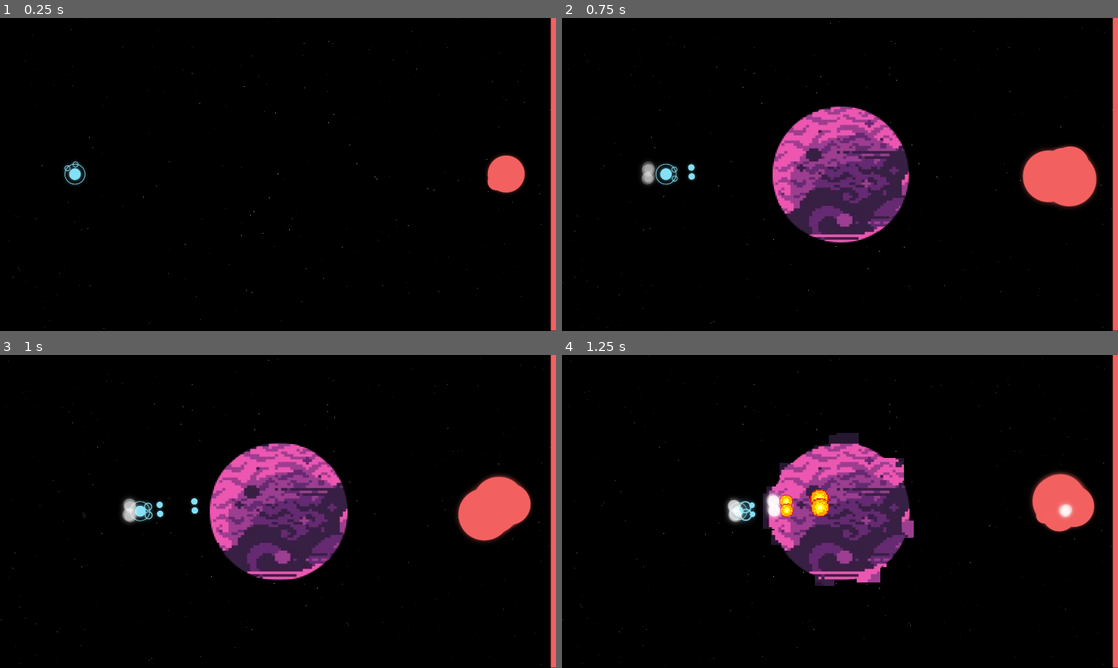
Above: before the commit, frames 1-4 (two rows, left to right).
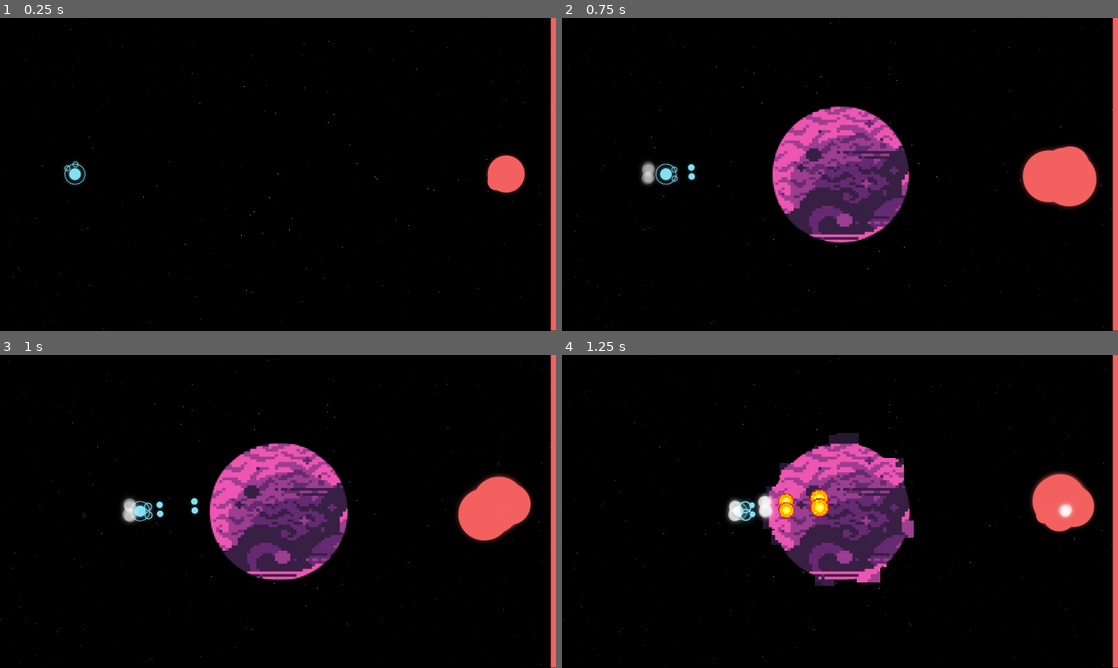
Above: after the commit, the same moments.

Repository: SAM2WOW/ProjectDanmaku
Game: Godot game, scene res://scenes/Main.tscn
The game is run twice, just before and just after one commit, with the same random seed, the same clock (stepped at 60 frames per second) and the same inputs. The engine's default icon, where the game draws it, is replaced by a stand-in: a white triangle on a blue panel in a dark square.
Inputs (mouse positions are in pixels of both pictures, inside the frame that each line leads up to):
- Up to frame 1 (0.25 s): no input
- Up to frame 2 (0.75 s): tap Enter at 0.5 s; move the mouse to (962, 158) at 0.52 s; press the mouse at (962, 158) at 0.53 s; hold D (move_right) from 0.53 s (still down)
- Up to frame 3 (1 s): keep holding D (move_right)
- Up to frame 4 (1.25 s): keep holding D (move_right)

Frames 1-3 are identical in both runs. In frame 4, 0.5% of the frame differs, in the area x 29-49%, y 42-54%.

Commit message:
Added firing positions to all styles

Diff:
--- a/objects/characters/Boss.tscn
+++ b/objects/characters/Boss.tscn
@@ -1,10 +1,9 @@
-[gd_scene load_steps=33 format=2]
+[gd_scene load_steps=31 format=2]
 
 [ext_resource path="res://objects/characters/Boss.gd" type="Script" id=1]
 [ext_resource path="res://icon.png" type="Texture" id=2]
 [ext_resource path="res://arts/pixelArt/pixel_angel_boss.png" type="Texture" id=3]
 [ext_resource path="res://arts/abstrastArt/boss.png" type="Texture" id=4]
-[ext_resource path="res://arts/3D/Angel_Idle_Sheet.png" type="Texture" id=5]
 [ext_resource path="res://scripts/AudioRandomizer.gd" type="Script" id=6]
 [ext_resource path="res://sounds/BossHit.wav" type="AudioStream" id=7]
 
@@ -59,64 +58,54 @@
 "speed": 5.0
 } ]
 
-[sub_resource type="AtlasTexture" id=19]
-flags = 4
-atlas = ExtResource( 5 )
-region = Rect2( 0, 0, 1080, 1080 )
+[sub_resource type="AtlasTexture" id=8]
+atlas = ExtResource( 3 )
+region = Rect2( 0, 0, 128, 128 )
 
-[sub_resource type="AtlasTexture" id=20]
-flags = 4
-atlas = ExtResource( 5 )
-region = Rect2( 1080, 0, 1080, 1080 )
+[sub_resource type="AtlasTexture" id=9]
+atlas = ExtResource( 3 )
+region = Rect2( 128, 0, 128, 128 )
 
-[sub_resource type="AtlasTexture" id=21]
-flags = 4
-atlas = ExtResource( 5 )
-region = Rect2( 2160, 0, 1080, 1080 )
+[sub_resource type="AtlasTexture" id=10]
+atlas = ExtResource( 3 )
+region = Rect2( 256, 0, 128, 128 )
 
-[sub_resource type="AtlasTexture" id=22]
-flags = 4
-atlas = ExtResource( 5 )
-region = Rect2( 3240, 0, 1080, 1080 )
+[sub_resource type="AtlasTexture" id=11]
+atlas = ExtResource( 3 )
+region = Rect2( 384, 0, 128, 128 )
 
-[sub_resource type="AtlasTexture" id=23]
-flags = 4
-atlas = ExtResource( 5 )
-region = Rect2( 4320, 0, 1080, 1080 )
+[sub_resource type="AtlasTexture" id=12]
+atlas = ExtResource( 3 )
+region = Rect2( 512, 0, 128, 128 )
 
-[sub_resource type="AtlasTexture" id=24]
-flags = 4
-atlas = ExtResource( 5 )
-region = Rect2( 5400, 0, 1080, 1080 )
+[sub_resource type="AtlasTexture" id=13]
+atlas = ExtResource( 3 )
+region = Rect2( 640, 0, 128, 128 )
 
-[sub_resource type="AtlasTexture" id=25]
-flags = 4
-atlas = ExtResource( 5 )
-region = Rect2( 6480, 0, 1080, 1080 )
+[sub_resource type="AtlasTexture" id=14]
+atlas = ExtResource( 3 )
+region = Rect2( 768, 0, 128, 128 )
 
-[sub_resource type="AtlasTexture" id=26]
-flags = 4
-atlas = ExtResource( 5 )
-region = Rect2( 7560, 0, 1080, 1080 )
+[sub_resource type="AtlasTexture" id=15]
+atlas = ExtResource( 3 )
+region = Rect2( 896, 0, 128, 128 )
 
-[sub_resource type="AtlasTexture" id=27]
-flags = 4
-atlas = ExtResource( 5 )
-region = Rect2( 8640, 0, 1080, 1080 )
+[sub_resource type="AtlasTexture" id=16]
+atlas = ExtResource( 3 )
+region = Rect2( 1024, 0, 128, 128 )
 
-[sub_resource type="AtlasTexture" id=28]
-flags = 4
-atlas = ExtResource( 5 )
-region = Rect2( 9720, 0, 1080, 1080 )
-
-[sub_resource type="AtlasTexture" id=29]
-flags = 4
-atlas = ExtResource( 5 )
-region = Rect2( 10800, 0, 1080, 1080 )
+[sub_resource type="AtlasTexture" id=17]
+atlas = ExtResource( 3 )
+region = Rect2( 1152, 0, 128, 128 )
 
 [sub_resource type="SpriteFrames" id=18]
 animations = [ {
-"frames": [ SubResource( 19 ), SubResource( 20 ), SubResource( 21 ), SubResource( 22 ), SubResource( 23 ), SubResource( 24 ), SubResource( 25 ), SubResource( 26 ), SubResource( 27 ), SubResource( 28 ), SubResource( 29 ) ],
+"frames": [ null, null, null, null, null, null, null, null, null, null, null ],
+"loop": true,
+"name": "New Anim",
+"speed": 8.0
+}, {
+"frames": [ SubResource( 8 ), SubResource( 9 ), SubResource( 10 ), SubResource( 11 ), SubResource( 12 ), SubResource( 13 ), SubResource( 14 ), SubResource( 15 ), SubResource( 16 ), SubResource( 17 ) ],
 "loop": true,
 "name": "default",
 "speed": 10.0
--- a/objects/characters/Player.gd
+++ b/objects/characters/Player.gd
@@ -17,6 +17,9 @@
 var holdTime = 0
 var maxHoldTime = 1.0;
 
+var is_created = false
+var chargeShot
+
 var bullet = preload("res://objects/weapons/PlayerBullet.tscn")
 var pixel_bullet = preload("res://arts/pixelArt/fireball.png")
 var bullet_properties = Global.player_bullet_properties[style];
@@ -28,12 +31,25 @@
 func _process(delta):
 	if (style == 2):
 		if Input.is_action_pressed("mouse_action"):
+			var dir = get_global_position().direction_to(get_global_mouse_position());
+			if !is_created:
+				is_created = true
+				chargeShot = bullet.instance()
+				get_parent().add_child(chargeShot);
+				chargeShot.get_node("CollisionShape2D").disabled = true
+				chargeShot.init_bullet(get_node("Style2").get_node("AnimatedSprite").get_node("3DShot").get_global_position(), dir, style);
+			chargeShot.set_global_position(get_node("Style2").get_node("AnimatedSprite").get_node("3DShot").get_global_position())
+			chargeShot.set_bullet_rotation(dir)
+			chargeShot.charge = holdTime / maxHoldTime
+			if holdTime > 1.0: chargeShot.charge = 1.0
 			var tween_values = [Color(1,1,1), Color(2,2,2)]
 			if holdTime >= maxHoldTime && (self.modulate == tween_values[0] || self.modulate == tween_values[1]):
 				$ReadyFlash.interpolate_property(self, "modulate", tween_values[1], tween_values[0], 1, Tween.TRANS_LINEAR)
 				$ReadyFlash.start()
 			holdTime += delta
 		if Input.is_action_just_released("mouse_action"):
+			is_created = false
+			chargeShot.queue_free()
 			$ReadyFlash.remove_all()
 			self.modulate = Color(1,1,1)
 			fire_bullet();
@@ -154,8 +170,7 @@
 
 
 func init_minimal_bullets():
-	var shotLocations = [Global.player];
-	shotLocations = get_tree().get_nodes_in_group('shots')
+	var shotLocations = get_tree().get_nodes_in_group('shots%d' % style)
 	for shot in shotLocations:
 		var b = bullet.instance()
 		get_parent().add_child(b);
--- a/objects/characters/Player.tscn
+++ b/objects/characters/Player.tscn
@@ -11,7 +11,6 @@
 [ext_resource path="res://sounds/AbstractBullet.wav" type="AudioStream" id=9]
 [ext_resource path="res://arts/ui/bosshealth.png" type="Texture" id=10]
 [ext_resource path="res://arts/abstrastArt/playercircle.png" type="Texture" id=11]
-[ext_resource path="res://arts/3D/Witch_3D_Flipped.png" type="Texture" id=12]
 
 [sub_resource type="Gradient" id=17]
 offsets = PoolRealArray( 0, 0.150838, 1 )
@@ -55,7 +54,7 @@
 
 [sub_resource type="SpriteFrames" id=15]
 animations = [ {
-"frames": [ ExtResource( 12 ) ],
+"frames": [ ExtResource( 6 ) ],
 "loop": true,
 "name": "default",
 "speed": 5.0
@@ -163,10 +162,10 @@
 
 [node name="FiringPositions" type="Node2D" parent="Style0/Icon"]
 
-[node name="LeftShot" type="Node2D" parent="Style0/Icon/FiringPositions" groups=["shots"]]
+[node name="LeftShot" type="Node2D" parent="Style0/Icon/FiringPositions" groups=["shots0"]]
 position = Vector2( 30, -15 )
 
-[node name="RightShot" type="Node2D" parent="Style0/Icon/FiringPositions" groups=["shots"]]
+[node name="RightShot" type="Node2D" parent="Style0/Icon/FiringPositions" groups=["shots0"]]
 position = Vector2( 30, 16 )
 
 [node name="TransEffect" type="CPUParticles2D" parent="Style0"]
@@ -190,7 +189,6 @@
 
 [node name="FireSound" type="AudioStreamPlayer2D" parent="Style0"]
 stream = ExtResource( 9 )
-bus = "Sound"
 script = ExtResource( 8 )
 pitch_low = 0.784
 ptch_high = 1.376
@@ -203,10 +201,12 @@
 position = Vector2( 0, -5 )
 scale = Vector2( 3, 3 )
 frames = SubResource( 8 )
-frame = 5
 speed_scale = 2.0
 playing = true
 script = ExtResource( 4 )
+
+[node name="PixelShot" type="Node2D" parent="Style1/AnimatedSprite" groups=["shots1"]]
+position = Vector2( -25, 0 )
 
 [node name="TransEffect" type="CPUParticles2D" parent="Style1"]
 position = Vector2( 0, -15 )
@@ -231,7 +231,6 @@
 
 [node name="FireSound" type="AudioStreamPlayer2D" parent="Style1"]
 stream = ExtResource( 7 )
-bus = "Sound"
 script = ExtResource( 8 )
 
 [node name="Style2" type="Node2D" parent="."]
@@ -242,6 +241,9 @@
 scale = Vector2( 0.137318, 0.137318 )
 frames = SubResource( 15 )
 script = ExtResource( 4 )
+
+[node name="3DShot" type="Node2D" parent="Style2/AnimatedSprite" groups=["shots2"]]
+position = Vector2( 589.872, -43.6942 )
 
 [node name="TransEffect" type="CPUParticles2D" parent="Style2"]
 position = Vector2( 0, -15 )
@@ -266,7 +268,6 @@
 
 [node name="FireSound" type="AudioStreamPlayer2D" parent="Style2"]
 stream = ExtResource( 7 )
-bus = "Sound"
 script = ExtResource( 8 )
 
 [node name="Style3" type="Node2D" parent="."]
@@ -275,8 +276,11 @@
 [node name="AnimatedSprite" type="AnimatedSprite" parent="Style3"]
 scale = Vector2( 0.526513, 0.526513 )
 frames = SubResource( 29 )
-frame = 4
+frame = 8
 playing = true
+
+[node name="CollageShot" type="Node2D" parent="Style3/AnimatedSprite" groups=["shots3"]]
+position = Vector2( -140, 0 )
 
 [node name="TransEffect" type="CPUParticles2D" parent="Style3"]
 position = Vector2( 0, -15 )
@@ -301,10 +305,10 @@
 
 [node name="FireSound" type="AudioStreamPlayer2D" parent="Style3"]
 stream = ExtResource( 7 )
-bus = "Sound"
 script = ExtResource( 8 )
 
 [node name="CollisionShape2D" type="CollisionShape2D" parent="."]
+visible = false
 shape = SubResource( 1 )
 
 [node name="FireTimer" type="Timer" parent="."]
--- a/objects/system/portal.tscn
+++ b/objects/system/portal.tscn
@@ -13,7 +13,7 @@
 
 [sub_resource type="Curve" id=12]
 bake_resolution = 24
-_data = [ Vector2( 0, 0.595455 ), 0.0, 1.90438, 0, 0, Vector2( 0.361386, 0.95 ), 0.0, 0.0, 0, 0, Vector2( 1, 0.0738636 ), -2.33077, 0.0, 0, 0 ]
+_data = [ Vector2( 0, 0.595455 ), 0.0, 1.90438, 0, 0, Vector2( 0.361386, 0.95 ), 0.0, 0.0, 0, 0, Vector2( 1, 0.0590909 ), -4.04, 0.0, 0, 0 ]
 
 [node name="Portal" type="Node2D"]
 script = ExtResource( 1 )
--- a/objects/weapons/LaserBeam.tscn
+++ b/objects/weapons/LaserBeam.tscn
@@ -77,7 +77,6 @@
 
 [node name="FireSound" type="AudioStreamPlayer2D" parent="."]
 stream = ExtResource( 4 )
-bus = "Sound"
 script = ExtResource( 3 )
 pitch_low = 0.863
 ptch_high = 1.184
--- a/objects/weapons/PlayerBullet.tscn
+++ b/objects/weapons/PlayerBullet.tscn
@@ -25,7 +25,7 @@
 } ]
 
 [sub_resource type="CircleShape2D" id=1]
-radius = 22.0227
+radius = 45.2769
 
 [sub_resource type="Curve" id=6]
 _data = [ Vector2( 0, 0 ), 0.0, 0.0, 0, 0, Vector2( 0.0742574, 1 ), 0.0, 0.0, 0, 0, Vector2( 1, 0 ), -2.93818, 0.0, 0, 0 ]
@@ -56,6 +56,7 @@
 [node name="AnimatedSprite" type="AnimatedSprite" parent="Style1"]
 scale = Vector2( 4, 4 )
 frames = SubResource( 5 )
+frame = 1
 playing = true
 
 [node name="Style2" type="Node2D" parent="."]
Not shown: 1 places in objects/characters/Player.tscn that only renumber resources
